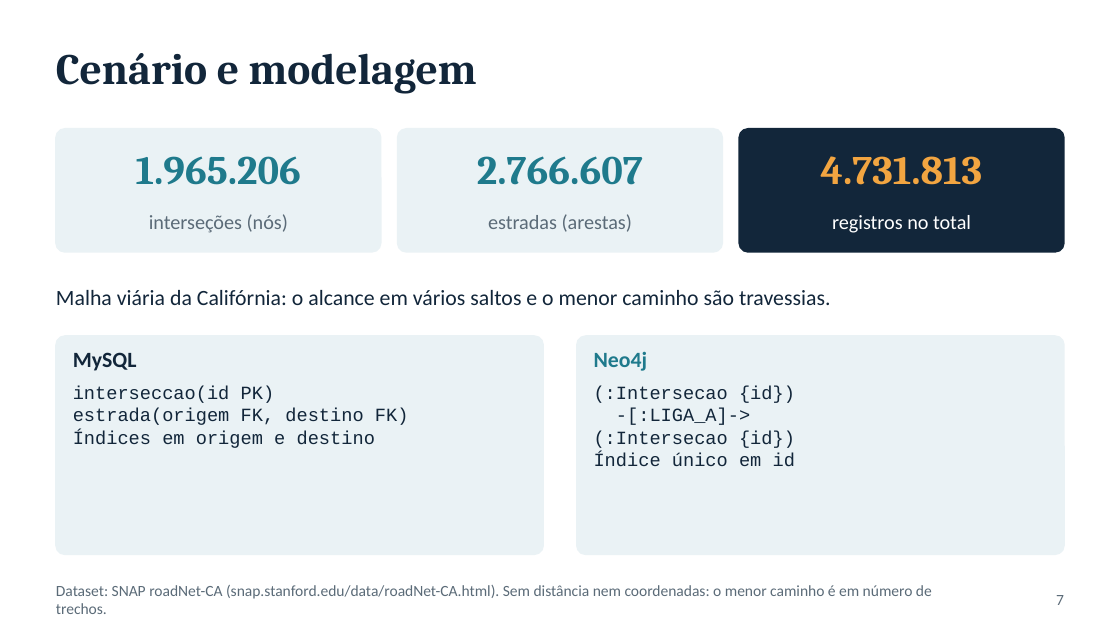
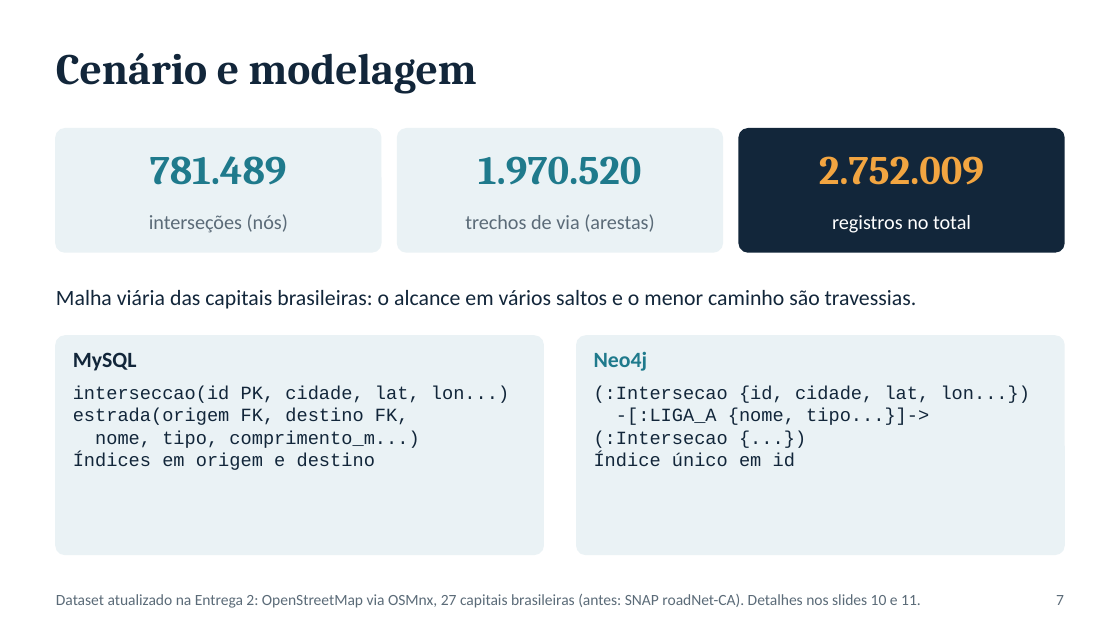
Before and after one commit to Sofyaolvs/projeto3-nosql-grafos, a slide deck: slide 7 of Entrega1-Projeto3-NoSQL-Grafos.pptx. Drawn at 1120x630 pixels with LibreOffice and Linux fonts; fonts in the diff are those of the drawing. Boxes give left, top, right and bottom in pixels: in the first picture for what was removed or moved away, otherwise in the second. Text is boxed around its words. In the diff, an @@ line names an element or a change of style, - is before the commit and + after.

```diff
--- a/Entrega1-Projeto3-NoSQL-Grafos.pptx
+++ b/Entrega1-Projeto3-NoSQL-Grafos.pptx
@@ text at bbox=[150, 156, 287, 185]: text changed @@
-1.965.206
+781.489
@@ text at bbox=[478, 156, 641, 185]: text changed @@
-2.766.607
+1.970.520
@@ text at bbox=[819, 156, 984, 185]: text changed @@
-4.731.813
+2.752.009
@@ text at bbox=[465, 214, 654, 232]: text changed @@
-estradas (arestas)
+trechos de via (arestas)
@@ text at bbox=[56, 290, 917, 309]: text changed @@
-Malha viária da Califórnia: o alcance em vários saltos e o menor caminho são travessias.
+Malha viária das capitais brasileiras: o alcance em vários saltos e o menor caminho são travessias.
@@ text at bbox=[73, 386, 509, 448]: text changed @@
-interseccao(id PK)
-estrada(origem FK, destino FK)
+interseccao(id PK, cidade, lat, lon...)
+estrada(origem FK, destino FK,
+nome, tipo, comprimento_m...)
@@ text at bbox=[594, 386, 1031, 448]: text changed @@
-(:Intersecao {id})
--[:LIGA_A]->
-(:Intersecao {id})
+(:Intersecao {id, cidade, lat, lon...})
+-[:LIGA_A {nome, tipo...}]->
+(:Intersecao {...})
@@ text at bbox=[56, 594, 921, 608]: text changed @@
-Dataset: SNAP roadNet-CA (snap.stanford.edu/data/roadNet-CA.html). Sem distância nem coordenadas: o menor caminho é em número de trechos.
+Dataset atualizado na Entrega 2: OpenStreetMap via OSMnx, 27 capitais brasileiras (antes: SNAP roadNet-CA). Detalhes nos slides 10 e 11.
```
Also in this commit, not shown: 7 other slides changed, 2 slides added, 28 other files.
